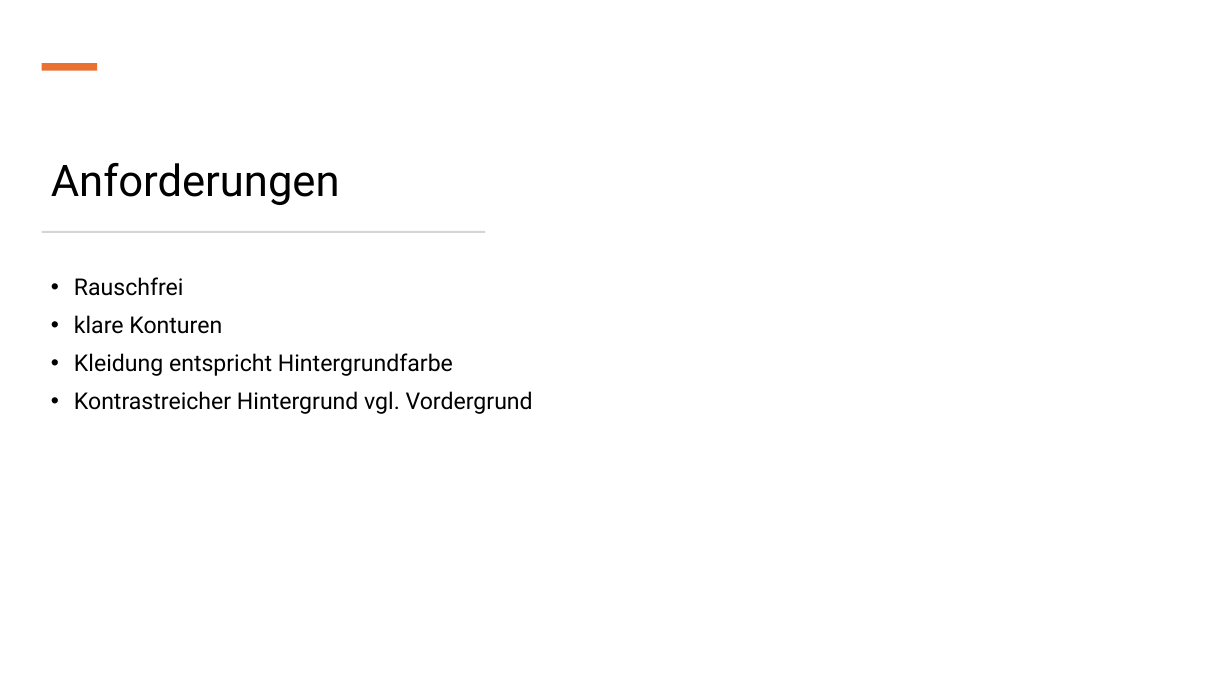
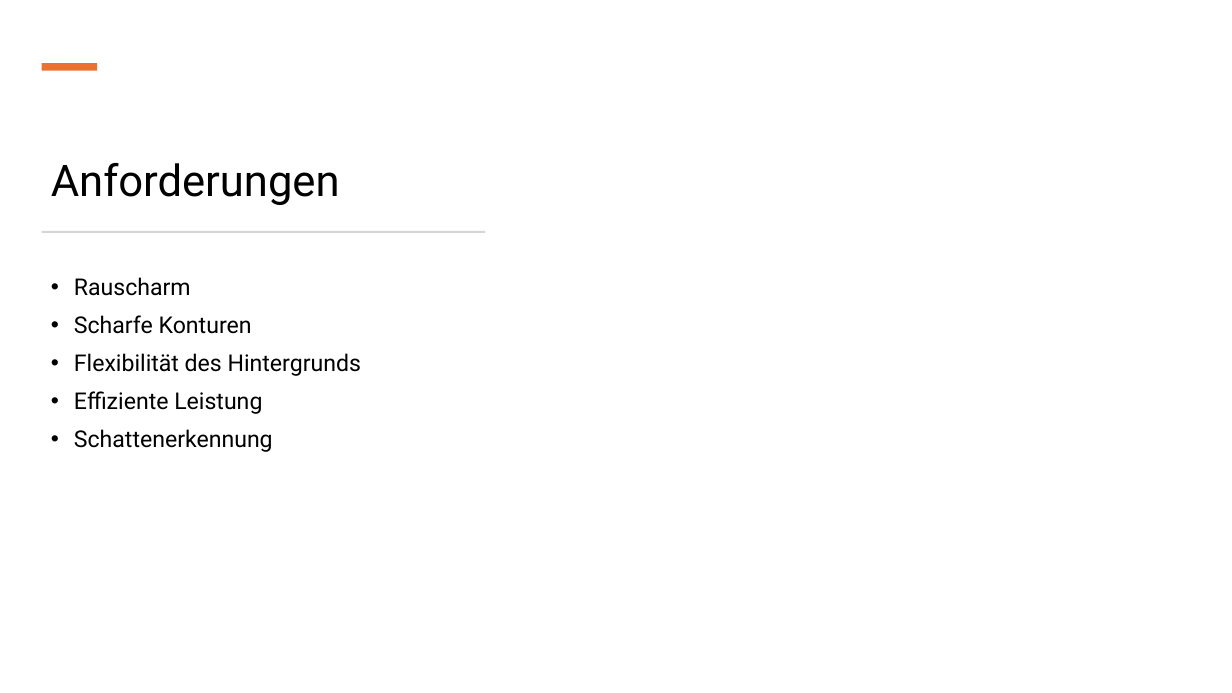
Before and after one commit to IntiGit/ComputerVisionGame, a slide deck: slide 6 of Präsentationen/Meilenstein_2.pptx. Drawn at 1232x693 pixels with LibreOffice and Linux fonts; fonts in the diff are those of the drawing. Boxes give left, top, right and bottom in pixels: in the first picture for what was removed or moved away, otherwise in the second. Text is boxed around its words. In the diff, an @@ line names an element or a change of style, - is before the commit and + after.

```diff
--- a/Präsentationen/Meilenstein_2.pptx
+++ b/Präsentationen/Meilenstein_2.pptx
@@ text at <box>74,277,361,452</box>: text changed @@
-• Rauschfrei
-• klare Konturen
-• Kleidung entspricht Hintergrundfarbe
-• Kontrastreicher Hintergrund vgl. Vordergrund
+• Rauscharm
+• Scharfe Konturen
+• Flexibilität des Hintergrunds
+• Effiziente Leistung
+• Schattenerkennung
```
Also in this commit, not shown: 6 other slides changed, 3 slides added, 2 other files.
